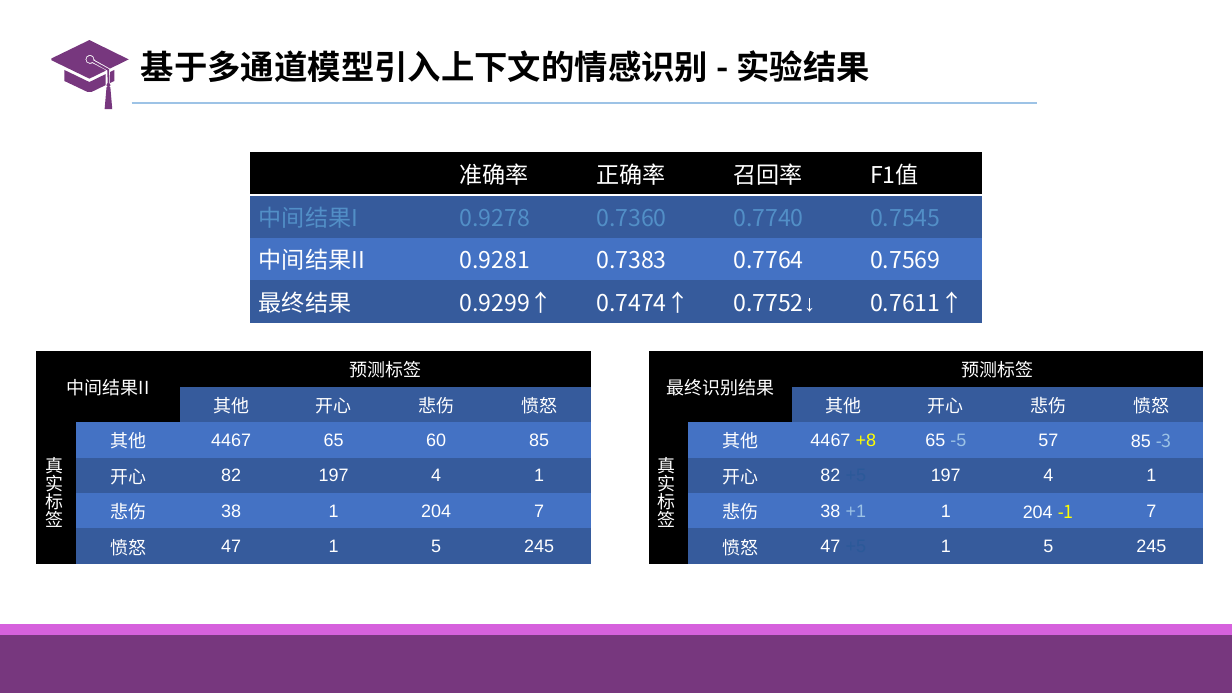
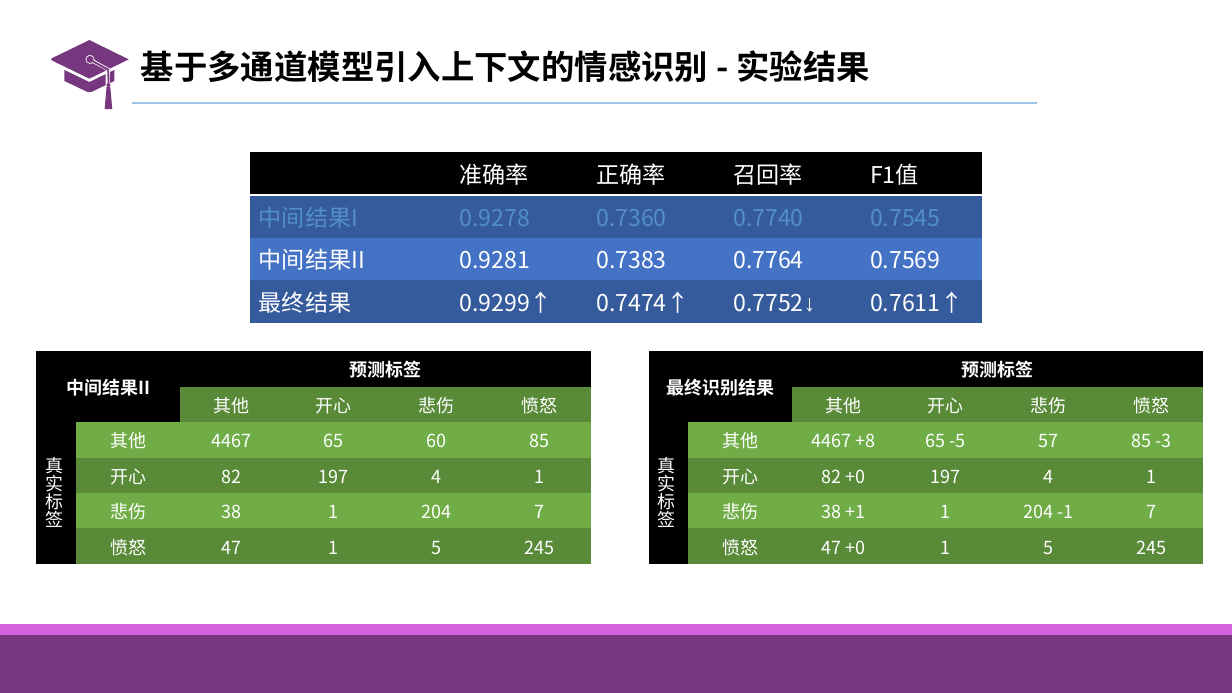
Before and after one commit to liangxh/grad2019, a slide deck: slide 70 of 计研163_梁锡豪_2016211014.pptx (slide 55 before the commit). Drawn at 1232x693 pixels with LibreOffice and Linux fonts; fonts in the diff are those of the drawing. Boxes give left, top, right and bottom in pixels: in the first picture for what was removed or moved away, otherwise in the second. Text is boxed around its words. In the diff, an @@ line names an element or a change of style, - is before the commit and + after.

Commit message:
update

```diff
--- a/计研163_梁锡豪_2016211014.pptx
+++ b/计研163_梁锡豪_2016211014.pptx
@@ table at (36, 351, 591, 560) @@
@@ fill #365B9D to #5A8B39 in 14 cells @@
@@ fill #4472C4 to #70AD47 in 10 cells @@
@@ bold on in "中间结果II", "预测标签" @@
@@ font Arial to Noto Sans CJK SC in "其他", "其他", "4467", "65" and 14 more places @@
@@ table at (649, 351, 1203, 560) @@
-row 4, column 3: 82 +5
+row 4, column 3: 82 +0
-row 6, column 3: 47 +5
+row 6, column 3: 47 +0
@@ fill #365B9D to #5A8B39 in 14 cells @@
@@ fill #4472C4 to #70AD47 in 10 cells @@
@@ font Arial to Noto Sans CJK SC in "最终识别结果", "预测标签", "其他", "开心" and 21 more places @@
@@ bold on in "最终识别结果", "预测标签" @@
@@ text colour #FFFF00 to #FFFFFF in "+8", "-1" @@
@@ text colour #9DC3E6 to #FFFFFF in "-5", "-3", "+1" @@
```
Also in this commit, not shown: 10 other slides changed, 11 slides added.
